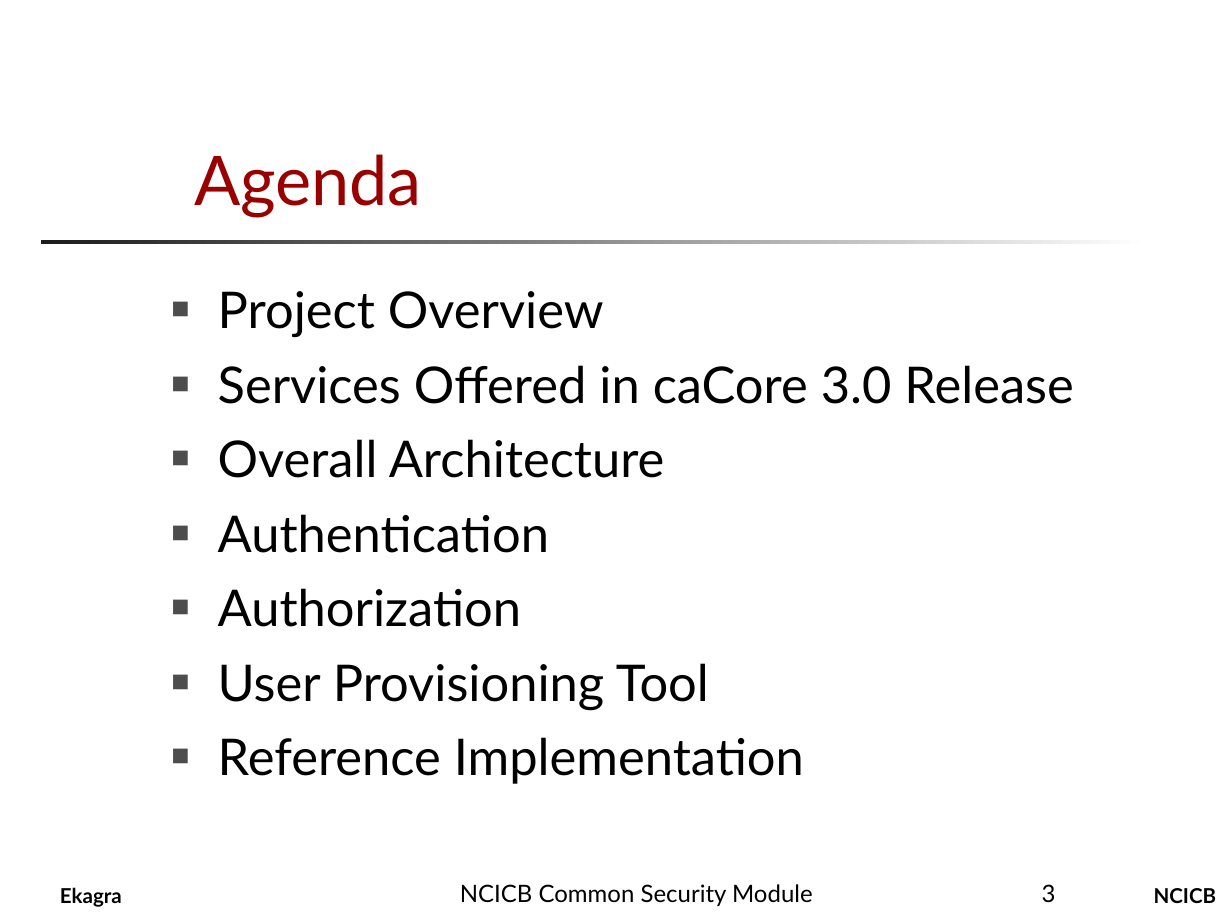
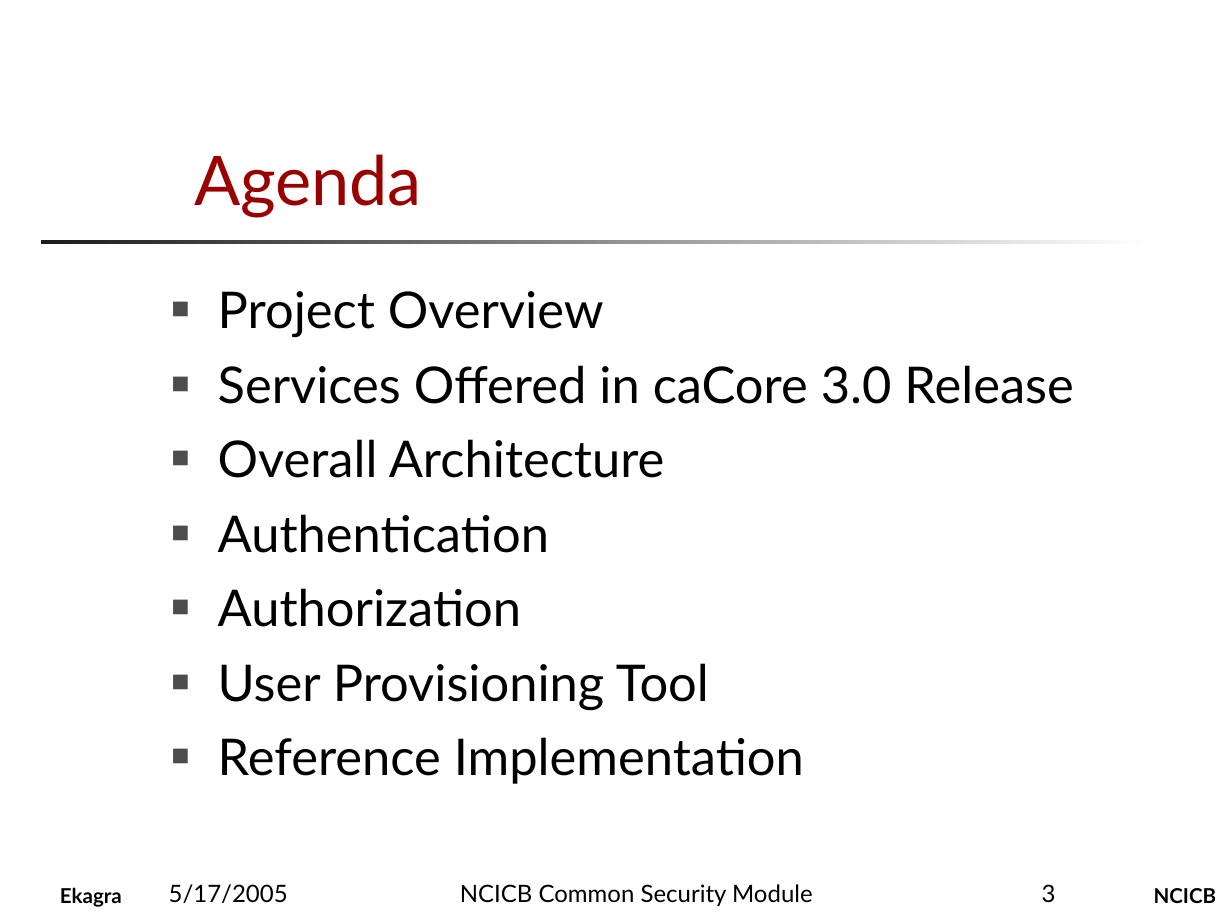
Before and after one commit to CBIIT/common-security-module-docs, a slide deck: slide 3 of Presentations/CSM_Presentation_for_CRIX.ppt. Drawn at 1232x924 pixels with LibreOffice and Linux fonts; fonts in the diff are those of the drawing; background and template pictures are left out. Boxes give left, top, right and bottom in pixels: in the first picture for what was removed or moved away, otherwise in the second. Text is boxed around its words. In the diff, an @@ line names an element or a change of style, - is before the commit and + after.

```diff
--- a/Presentations/CSM_Presentation_for_CRIX.ppt
+++ b/Presentations/CSM_Presentation_for_CRIX.ppt
@@ text added at (x1=169, y1=884, x2=288, y2=903), 14 pt, text #000000 @@
+5/17/2005
```
Also in this commit, not shown: 33 other slides changed.
